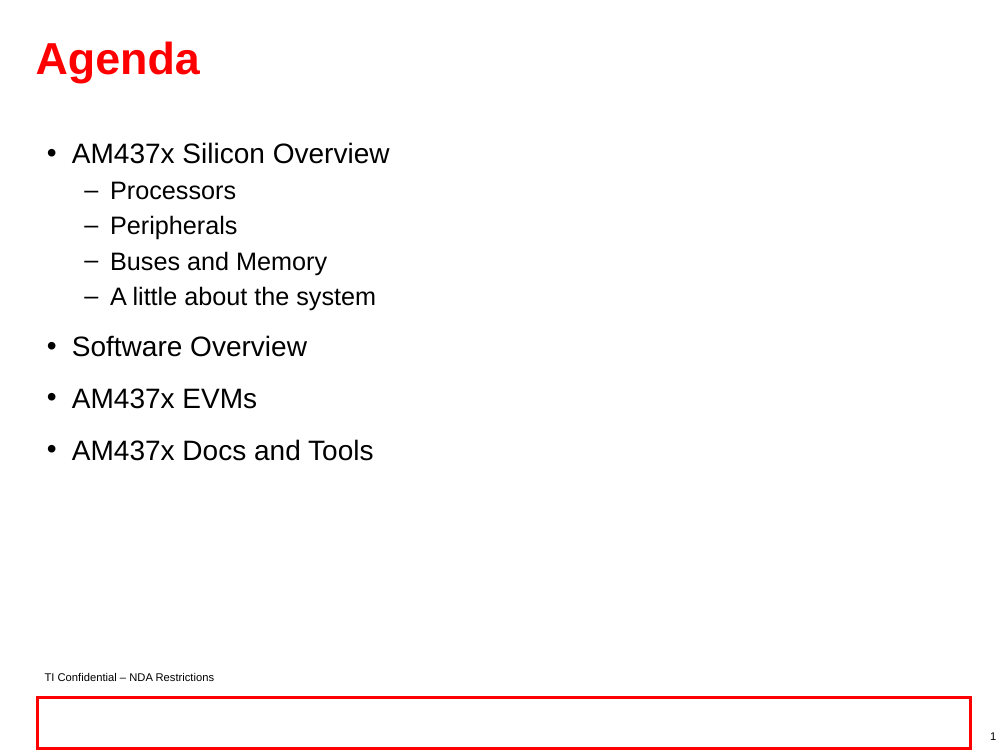
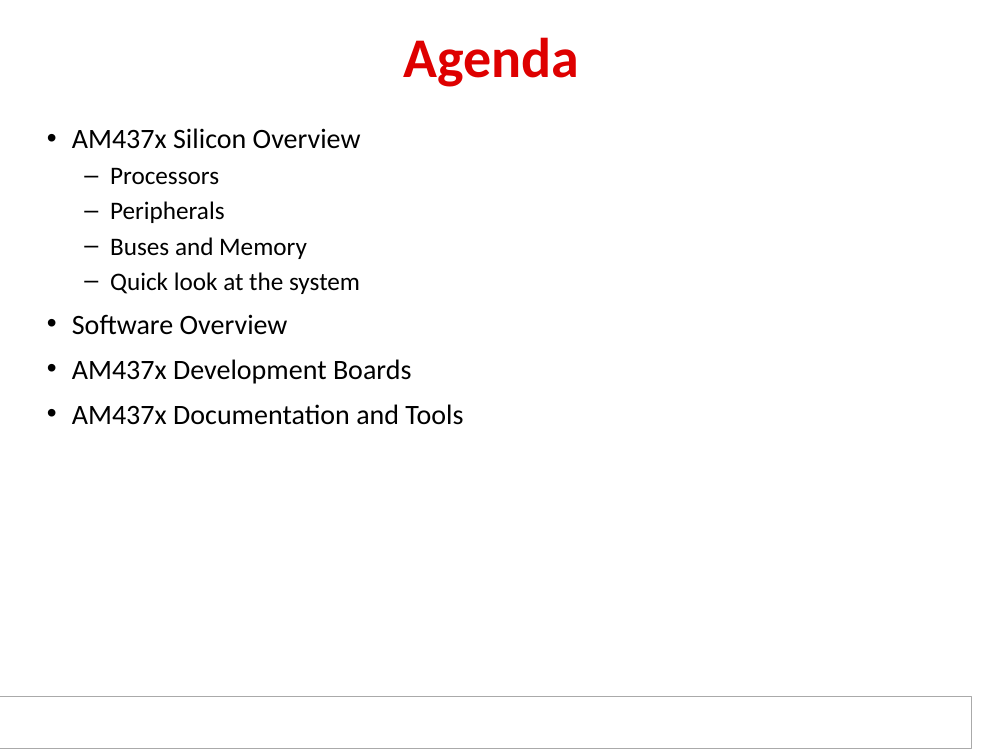
Before and after one commit to hari1989/keystone-workshop, a slide deck: slide 2 of preliminary/Working/presentations/Sitara/Ran_sitara_boot_camp_am437x_technical_overview_final.pptx (slide 1 before the commit). Drawn at 1008x756 pixels with LibreOffice and Linux fonts; fonts in the diff are those of the drawing; background and template pictures are left out. Boxes give left, top, right and bottom in pixels: in the first picture for what was removed or moved away, otherwise in the second. Text is boxed around its words. In the diff, an @@ line names an element or a change of style, - is before the commit and + after.

Commit message:
Imported to standard template,revised agenda, added section breaks, FMI slide. RJH

```diff
--- a/preliminary/Working/presentations/Sitara/Ran_sitara_boot_camp_am437x_technical_overview_final.pptx
+++ b/preliminary/Working/presentations/Sitara/Ran_sitara_boot_camp_am437x_technical_overview_final.pptx
@@ title "Agenda" at <box>404,37,580,87</box>: size 32 to 40 pt, font Arial to Calibri, text colour #FF0000 to #DE0000; alignment left to centre @@
@@ text "AM437x Silicon Overview": place and size @@
-text "AM437x Silicon Overview" at <box>72,142,390,461</box>
+text "AM437x Silicon Overview" at <box>72,128,463,425</box>
@@ text at <box>72,128,361,335</box>: font Arial to Calibri in "AM437x Silicon Overview", "Processors", "Peripherals", "Buses and Memory" and 1 more places; less space between paragraphs @@
@@ text at <box>110,272,360,294</box>: text changed; font Arial to Calibri @@
-  – A little about the system
+  – Quick look at the system
@@ text at <box>72,359,463,425</box>: text changed; font Arial to Calibri @@
-• AM437x EVMs
-• AM437x Docs and Tools
+• AM437x Development Boards
+• AM437x Documentation and Tools
@@ text removed at <box>45,673,215,681</box> @@
-TI Confidential – NDA Restrictions
@@ rectangle added at <box>0,697,972,748</box>, fill #FFFFFF, outline #AAAAAA 0.75 pt @@
@@ rectangle: place and size @@
-rectangle at <box>37,698,971,749</box>
+rectangle at <box>5,698,969,748</box>
@@ rectangle at <box>5,698,969,748</box>: fill none to #FFFFFF; outline #FF0000 2 pt to none @@
@@ page number removed at <box>990,732,996,740</box> @@
-1
```
Also in this commit, not shown: 49 other slides changed, 5 slides added, 3 slides removed.
